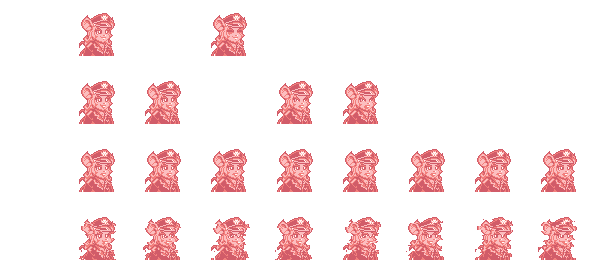
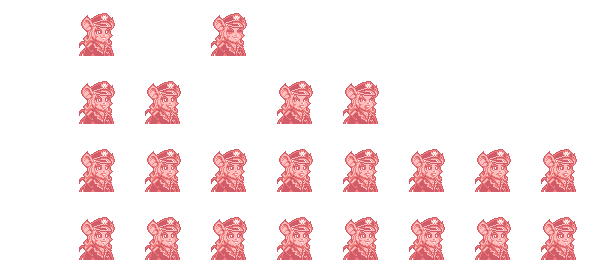
The second 594px x 272px image is a revision of the first. Changes to its layers:
added layer "Pasted Layer copy #6" above "Pasted Layer copy #5" over [541, 222, 576, 258]
added layer "Pasted Layer copy #5" above "Pasted Layer copy #4" over [475, 220, 511, 257]
added layer "Pasted Layer copy #4" above "Pasted Layer copy #3" over [409, 223, 445, 256]
added layer "Pasted Layer copy #3" above "Pasted Layer copy #2" over [343, 222, 379, 254]
added layer "Pasted Layer copy #2" above "Pasted Layer copy #1" over [277, 217, 313, 260]
added layer "Pasted Layer copy #1" above "Pasted Layer copy" over [211, 224, 247, 258]
added layer "Pasted Layer copy" above "Pasted Layer" over [145, 217, 181, 256]
added layer "Pasted Layer" above "IDLE" over [79, 223, 115, 260]
painted on "IDLE" over [79, 217, 576, 260]